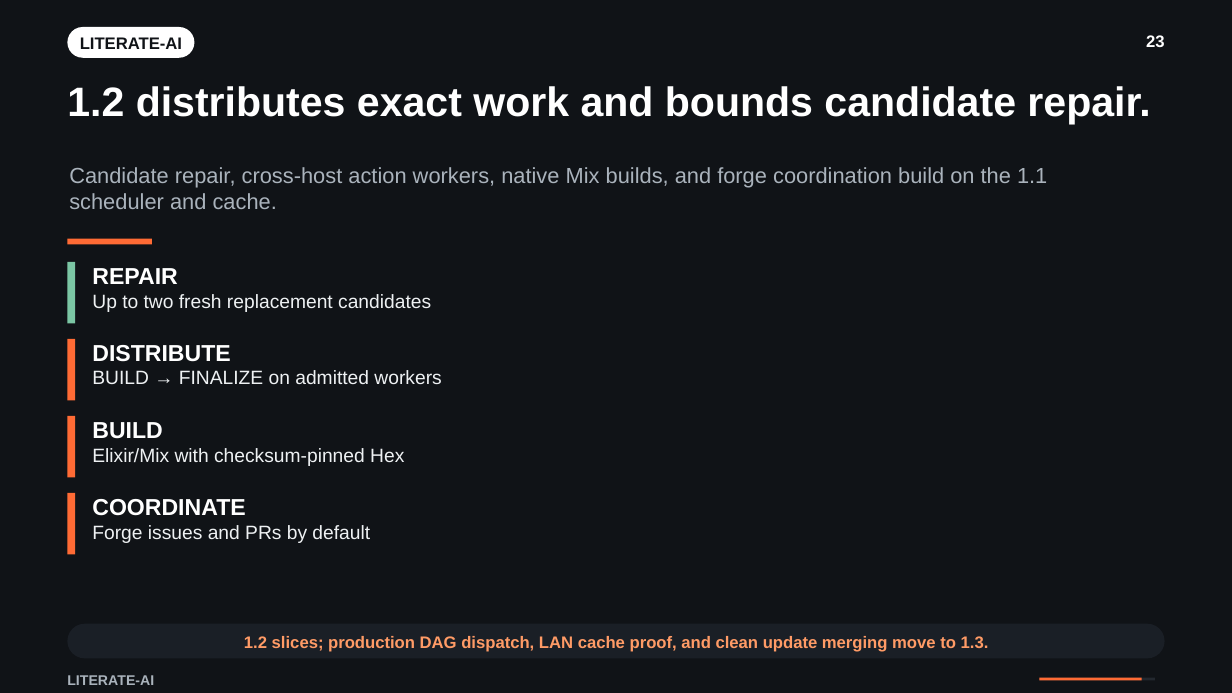
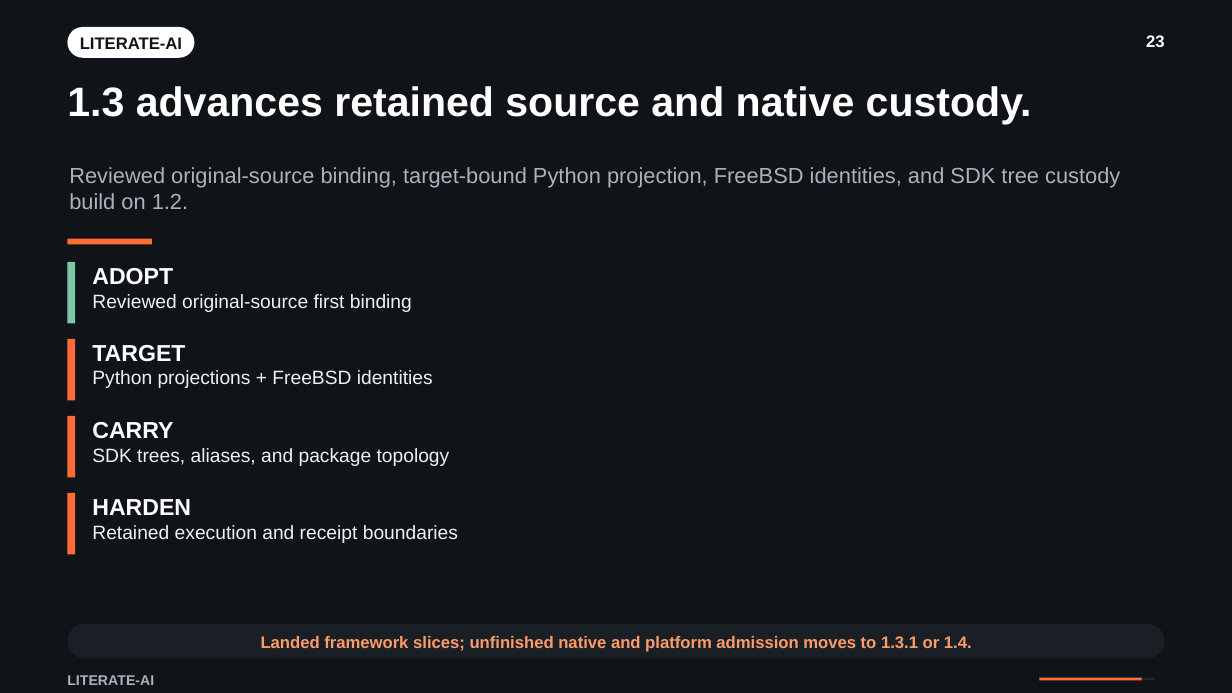
Before and after one commit to NVShawn/literate-ai, a slide deck: slide 23 of docs/presentations/literate-ai-manager-overview/literate-ai-manager-and-engineering-overview.pptx. Drawn at 1232x693 pixels with LibreOffice and Linux fonts; fonts in the diff are those of the drawing; background and template pictures are left out; a plain dark background stands for a picture behind light text. Boxes give left, top, right and bottom in pixels: in the first picture for what was removed or moved away, otherwise in the second. Text is boxed around its words. In the diff, an @@ line names an element or a change of style, - is before the commit and + after.

```diff
--- a/docs/presentations/literate-ai-manager-overview/literate-ai-manager-and-engineering-overview.pptx
+++ b/docs/presentations/literate-ai-manager-overview/literate-ai-manager-and-engineering-overview.pptx
@@ text at [67,86,1032,124]: text changed @@
-1.2 distributes exact work and bounds candidate repair.
+1.3 advances retained source and native custody.
@@ text at [69,167,1120,209]: text changed @@
-Candidate repair, cross-host action workers, native Mix builds, and forge coordination build on the 1.1 scheduler and cache.
+Reviewed original-source binding, target-bound Python projection, FreeBSD identities, and SDK tree custody build on 1.2.
@@ text at [92,268,173,285]: text changed @@
-REPAIR
+ADOPT
@@ text at [92,294,412,312]: text changed @@
-Up to two fresh replacement candidates
+Reviewed original-source first binding
@@ text at [92,345,185,362]: text changed @@
-DISTRIBUTE
+TARGET
@@ text at [92,370,433,388]: text changed @@
-BUILD → FINALIZE on admitted workers
+Python projections + FreeBSD identities
@@ text at [92,422,173,439]: text changed @@
-BUILD
+CARRY
@@ text at [92,448,450,466]: text changed @@
-Elixir/Mix with checksum-pinned Hex
+SDK trees, aliases, and package topology
@@ text at [92,499,191,515]: text changed @@
-COORDINATE
+HARDEN
@@ text at [92,525,458,543]: text changed @@
-Forge issues and PRs by default
+Retained execution and receipt boundaries
@@ text at [261,636,972,652]: text changed @@
-1.2 slices; production DAG dispatch, LAN cache proof, and clean update merging move to 1.3.
+Landed framework slices; unfinished native and platform admission moves to 1.3.1 or 1.4.
```
Also in this commit, not shown: 1 other slide changed, 11 other files.
